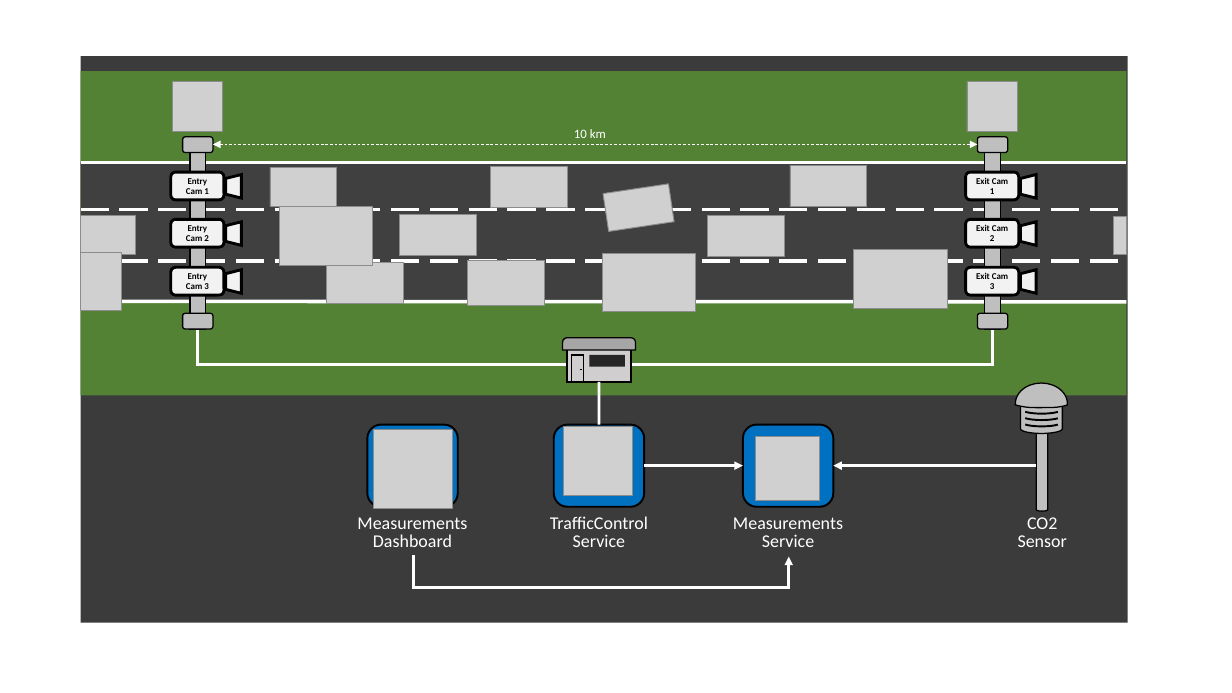
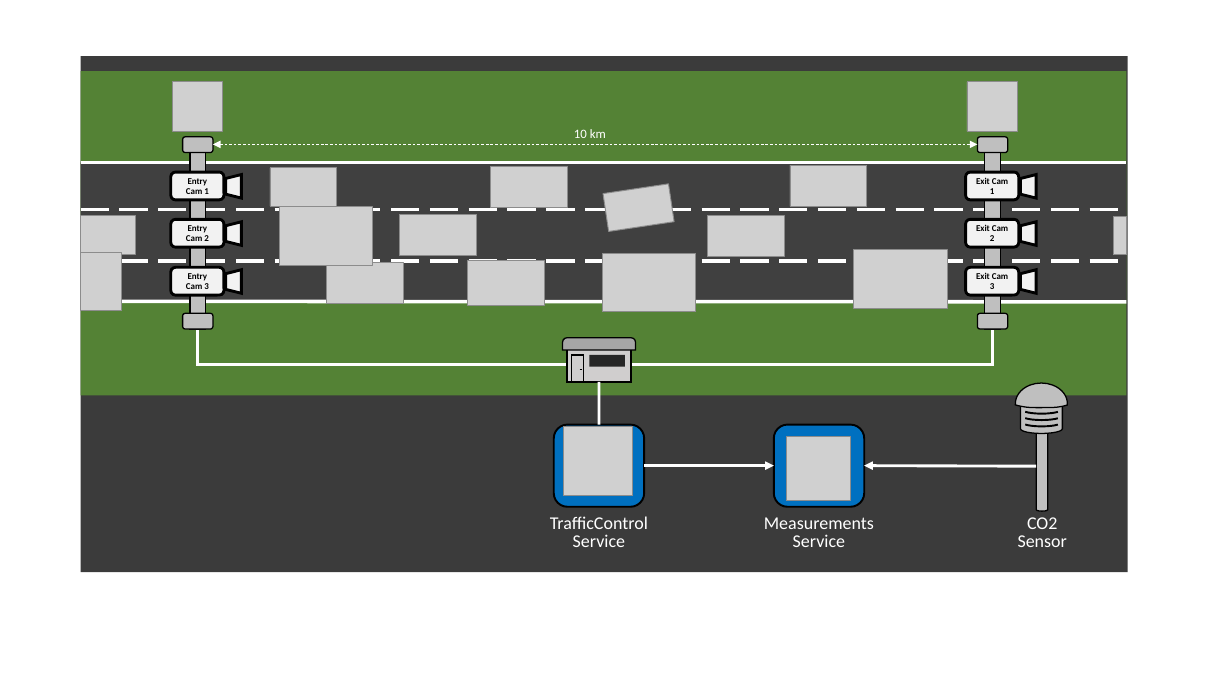
Before and after one commit to EdwinVW/inhouse-event-workshop, a slide deck: slide 1 of img/Figures.pptx. Drawn at 1232x693 pixels with LibreOffice and Linux fonts; fonts in the diff are those of the drawing; grey boxes stand for pictures. Boxes give left, top, right and bottom in pixels: in the first picture for what was removed or moved away, otherwise in the second. Text is boxed around its words. In the diff, an @@ line names an element or a change of style, - is before the commit and + after.

```diff
--- a/img/Figures.pptx
+++ b/img/Figures.pptx
@@ rectangle: place and size @@
-rectangle at (80,56,1128,623)
+rectangle at (80,56,1128,573)
@@ rounded rectangle removed at (368,425,458,507) @@
@@ picture removed at (373,430,453,509) @@
@@ 1 picture, 1 text, 1 rounded rectangle: place and size @@
-1 picture, 1 text, 1 rounded rectangle at (733,425,843,547)
+1 picture, 1 text, 1 rounded rectangle at (764,425,874,547)
@@ arrow moved from (644, 466) - (743, 466) to (644, 466) - (774, 466) @@
@@ arrow moved from (1036, 466) - (834, 466) to (1036, 467) - (864, 466) @@
@@ text removed at (357,517,467,547) @@
-Measurements
-Dashboard
@@ elbow arrow removed from (413, 555) to (789, 556) @@
```
Also in this commit, not shown: 3 other slides changed, 23 other files.
